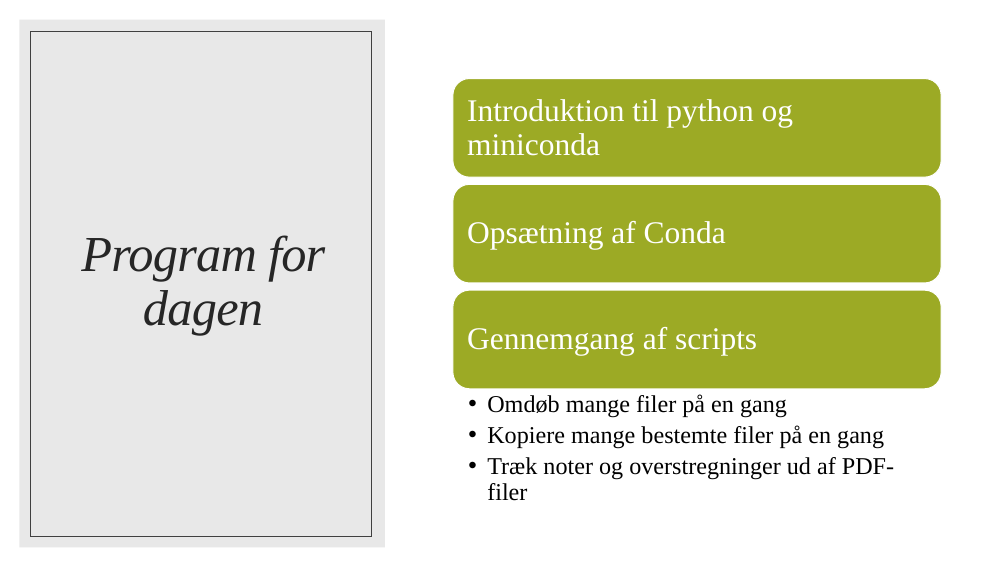
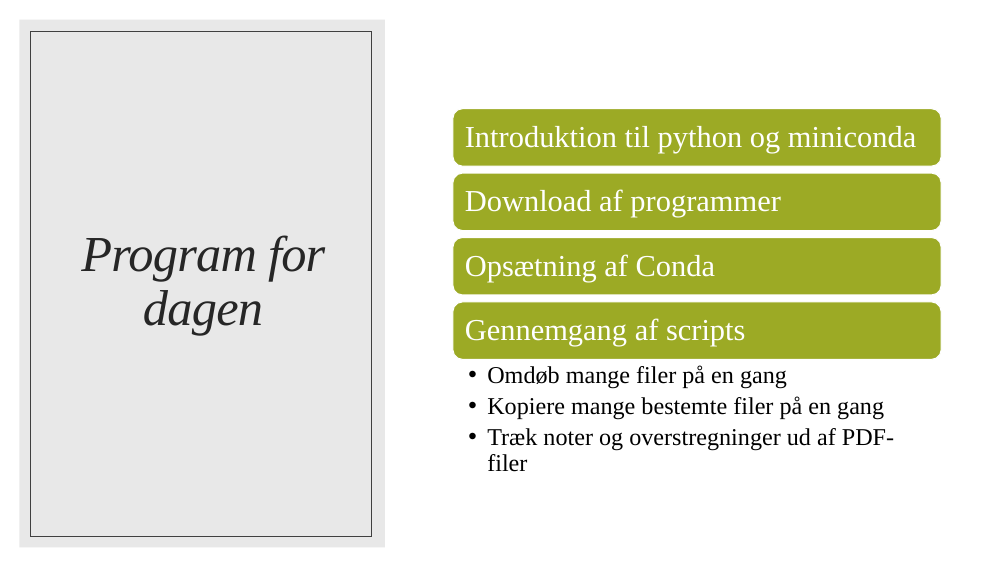
Before and after one commit to VictorHarbo/Humanistens_digitale_toolbox, a slide deck: slide 2 of Humanistens digitale værktøjskasse.pptx. Drawn at 1008x567 pixels with LibreOffice and Linux fonts; fonts in the diff are those of the drawing. Boxes give left, top, right and bottom in pixels: in the first picture for what was removed or moved away, otherwise in the second. Text is boxed around its words. In the diff, an @@ line names an element or a change of style, - is before the commit and + after.

Commit message:
Updated PPP

```diff
--- a/Humanistens digitale værktøjskasse.pptx
+++ b/Humanistens digitale værktøjskasse.pptx
@@ rounded rectangle: place and size @@
-rounded rectangle at (453, 79, 941, 178)
+rounded rectangle at (453, 109, 941, 166)
@@ text "Introduktion til python og miniconda": place and size @@
-text "Introduktion til python og miniconda" at (467, 99, 793, 156)
+text "Introduktion til python og miniconda" at (465, 126, 916, 153)
@@ rounded rectangle: place and size @@
-rounded rectangle at (453, 185, 941, 284)
+rounded rectangle at (453, 173, 941, 231)
@@ text added at (465, 189, 780, 218), 29 pt, text #FFFFFF @@
+Download af programmer
@@ rounded rectangle added at (453, 237, 941, 295), fill #9CAA25, outline #FFFFFF 1 pt @@
@@ size 30 to 29 pt in 3 elements at (465, 318, 745, 346), (465, 126, 916, 153), (465, 254, 715, 282) @@
@@ text "Opsætning af Conda": place and size @@
-text "Opsætning af Conda" at (467, 221, 726, 250)
+text "Opsætning af Conda" at (465, 254, 715, 282)
@@ rounded rectangle: place and size @@
-rounded rectangle at (453, 290, 941, 389)
+rounded rectangle at (453, 302, 941, 359)
@@ text "Gennemgang af scripts": place and size @@
-text "Gennemgang af scripts" at (467, 327, 757, 356)
+text "Gennemgang af scripts" at (465, 318, 745, 346)
@@ text "Omdøb mange filer på en ..." rewrapped from (487, 394, 894, 501) to (487, 365, 894, 451) @@
```
